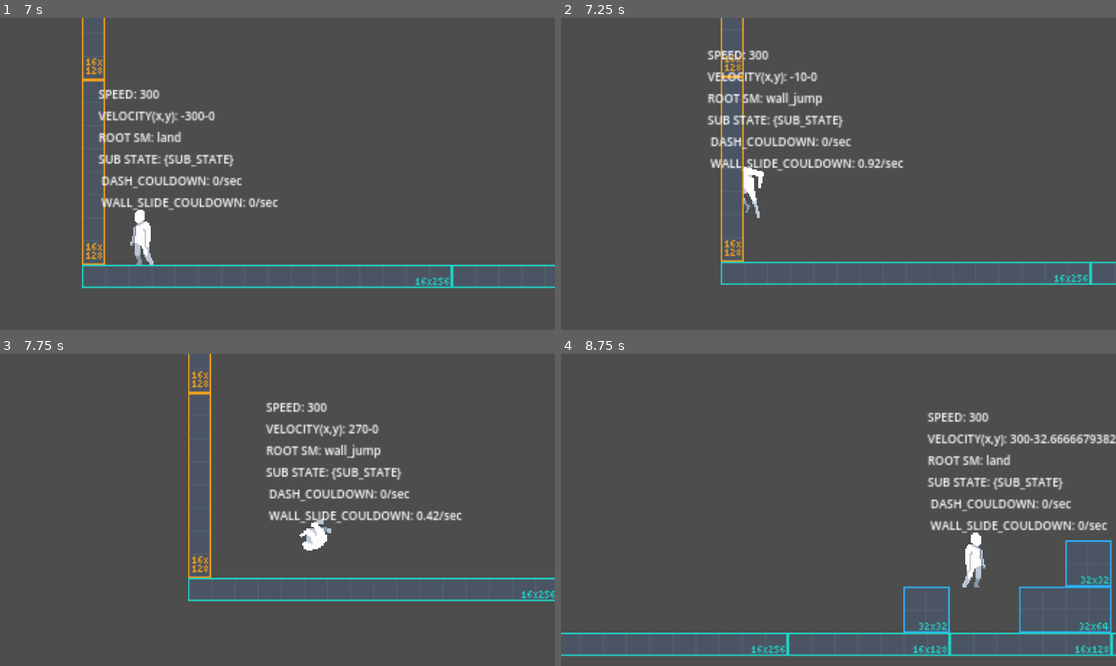
Above: before the commit, frames 1-4 (two rows, left to right).
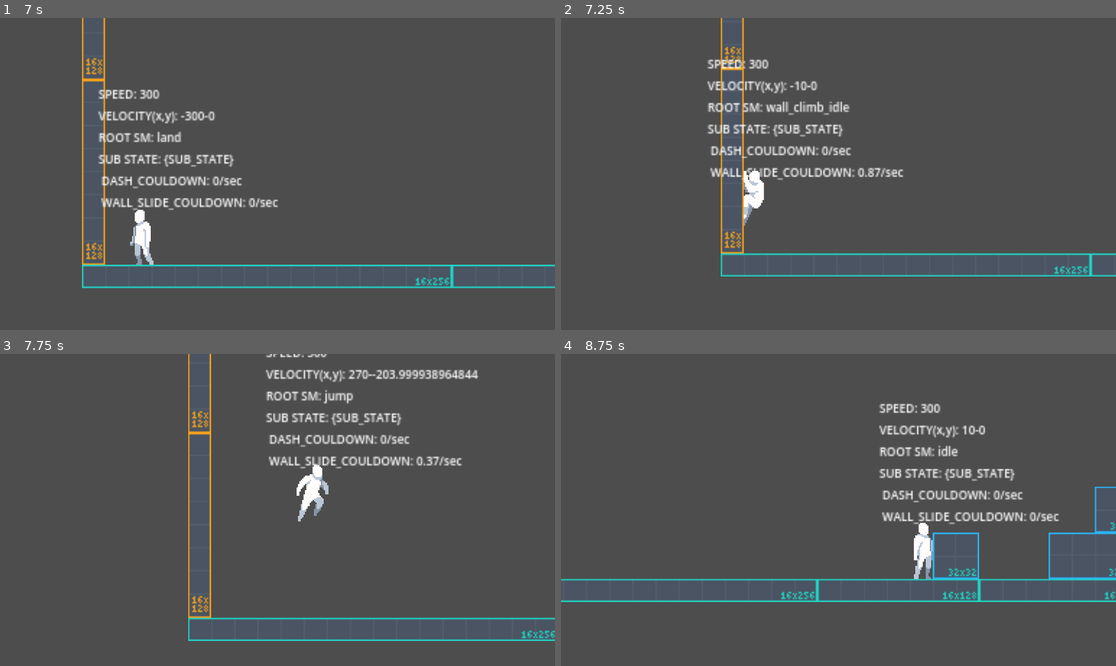
Above: after the commit, the same moments.

Repository: AllanCerveaux/godot_platformer_toy
Game: Godot game, scene res://Main.tscn
Two runs of this game, one before a commit and one after it. Both use one fixed random seed, a clock stepped at 60 frames per second and the inputs below.
Inputs:
- Up to frame 1 (7 s): hold Right (move_right) 0.53-2.03 s; tap Space (jump) at 0.6, 0.77, 1.07, 1.52, 1.55, 1.82, 2.3, 2.85, 3.02, 3.32, 3.77, 3.8, 4.07, 4.52, 4.55, 4.82, 5.1, 6.02, 6.05, 6.32, 6.77, 6.8 s; tap C (dash) at 1.35, 3.6, 5.85 s; hold Left (move_left) 2.03-2.78 s; tap Shift (walk) at 2.1, 4.35, 6.6 s; hold Right (move_right) 2.78-4.28 s; hold Left (move_left) 4.28-5.03 s; hold Right (move_right) 5.03-5.78 s; hold Left (move_left) from 5.78 s (still down)
- Up to frame 2 (7.25 s): keep holding Left (move_left); tap Space (jump) at 7.07 s
- Up to frame 3 (7.75 s): release Left (move_left) at 7.28 s; hold Right (move_right) from 7.28 s (still down); tap Space (jump) at 7.35, 7.52 s
- Up to frame 4 (8.75 s): keep holding Right (move_right); tap Space (jump) at 7.82, 8.3 s; tap C (dash) at 8.1 s

Frame 1 is identical in both runs. In frame 2, 8.7% of the frame differs, in the area x 26-100%, y 9-86%; in frame 3, 10%; in frame 4, 13%, in the area x 0-100%, y 15-97%.

Commit message:
Add raycast to detect as wall between head and feet

Diff:
--- a/src/entities/player.gd
+++ b/src/entities/player.gd
@@ -7,6 +7,7 @@
 @export var debug_label: Label
 @export var raycast_top_left: RayCast2D
 @export var raycast_top_right: RayCast2D
+@export var raycast_top: RayCast2D
 @export var raycast_bottom: RayCast2D
 
 @export var SPEED: float = 300.0
@@ -47,18 +48,10 @@
 	if not is_on_wall() and is_on_floor() and not CAN_START_WALL_SLIDE:
 		CAN_START_WALL_SLIDE = true
 
-	if is_on_wall() and not raycast_bottom.is_colliding():
+	if is_on_wall_only() and (raycast_top.is_colliding() and raycast_bottom.is_colliding()) and (input.is_action_pressed("move_left") or input.is_action_pressed("move_right")):
 		if wall_slide_timer.is_stopped() and CAN_START_WALL_SLIDE:
 			wall_slide_timer.start(1.0)
 			CAN_START_WALL_SLIDE = false
-		if input.is_action_just_pressed("jump"):
-			velocity.y = JUMP_VELOCITY
-			if sprite.flip_h:
-				sprite.set_flip_h(false)
-				velocity.x = SPEED
-			else:
-				sprite.set_flip_h(true)
-				velocity.x = -SPEED
 		elif wall_slide_timer.is_stopped():
 			velocity.y /= 2
 		else:
@@ -69,9 +62,10 @@
 
 	DIRECTION = input.get_axis("move_left", "move_right")
 	if DIRECTION:
+
 		velocity.x = move_toward(velocity.x, DIRECTION * SPEED, ACCELERATION)
 	else:
-		velocity.x = move_toward(velocity.x, 0, 20)
+		velocity.x = move_toward(velocity.x, 0, 50)
 
 	debug_label.text = debug_text.format({
 		"SPEED": SPEED,
@@ -89,9 +83,15 @@
 	if(DIRECTION < 0):
 		LAST_FACING = -1
 		sprite.set_flip_h(true)
+		raycast_top.set_rotation_degrees(180)
+		raycast_bottom.set_rotation_degrees(180)
 	elif(DIRECTION > 0):
 		LAST_FACING = 1
 		sprite.set_flip_h(false)
+		raycast_top.set_rotation_degrees(0)
+		raycast_bottom.set_rotation_degrees(0)
+
+
 
 func _on_crouch_state() -> void:
 	var crouch_machine: AnimationNodeStateMachinePlayback = animation_tree.get("parameters/crouch_machine/playback")
--- a/src/entities/player.tscn
+++ b/src/entities/player.tscn
@@ -2639,9 +2639,6 @@
 [sub_resource type="AnimationNodeAnimation" id="AnimationNodeAnimation_oh7if"]
 animation = &"wall_climb_idle"
 
-[sub_resource type="AnimationNodeAnimation" id="AnimationNodeAnimation_wuany"]
-animation = &"wall_jump"
-
 [sub_resource type="AnimationNodeAnimation" id="AnimationNodeAnimation_q872w"]
 animation = &"wall_slide"
 
@@ -2704,7 +2701,7 @@
 
 [sub_resource type="AnimationNodeStateMachineTransition" id="AnimationNodeStateMachineTransition_8pgr8"]
 advance_mode = 2
-advance_expression = "is_on_wall()"
+advance_expression = "is_on_wall_only() and (raycast_top.is_colliding() and raycast_bottom.is_colliding())"
 
 [sub_resource type="AnimationNodeStateMachineTransition" id="AnimationNodeStateMachineTransition_duhpp"]
 advance_mode = 2
@@ -2712,26 +2709,14 @@
 
 [sub_resource type="AnimationNodeStateMachineTransition" id="AnimationNodeStateMachineTransition_hp2iq"]
 advance_mode = 2
-advance_expression = "velocity.y > 0 and not CAN_START_WALL_SLIDE"
+advance_expression = "velocity.y > 0 and not CAN_START_WALL_SLIDE and not is_on_floor()"
 
 [sub_resource type="AnimationNodeStateMachineTransition" id="AnimationNodeStateMachineTransition_kgwh4"]
 advance_mode = 2
-advance_expression = "not is_on_wall()"
-
-[sub_resource type="AnimationNodeStateMachineTransition" id="AnimationNodeStateMachineTransition_4mdua"]
-advance_mode = 2
-advance_expression = "input.is_action_just_pressed(\"jump\")"
-
-[sub_resource type="AnimationNodeStateMachineTransition" id="AnimationNodeStateMachineTransition_n7qer"]
-advance_mode = 2
-advance_expression = "input.is_action_just_pressed(\"jump\")"
-
-[sub_resource type="AnimationNodeStateMachineTransition" id="AnimationNodeStateMachineTransition_n21ej"]
-switch_mode = 2
-advance_mode = 2
+advance_expression = "not is_on_wall() or is_on_floor()"
 
 [sub_resource type="AnimationNodeStateMachine" id="AnimationNodeStateMachine_7y4un"]
-states/Start/position = Vector2(324.333, 219)
+states/Start/position = Vector2(323.167, 319)
 states/crouch_machine/node = SubResource("AnimationNodeStateMachine_cuvge")
 states/crouch_machine/position = Vector2(69.833, 100.25)
 states/idle/node = SubResource("AnimationNodeAnimation_0aa4y")
@@ -2743,19 +2728,17 @@
 states/look_up/node = SubResource("AnimationNodeAnimation_6r0rn")
 states/look_up/position = Vector2(500.255, 220.297)
 states/move_machine/node = SubResource("AnimationNodeStateMachine_4igbf")
-states/move_machine/position = Vector2(321.665, 9.32748)
+states/move_machine/position = Vector2(323.75, 9.61987)
 states/slide/node = SubResource("AnimationNodeAnimation_5xkde")
 states/slide/position = Vector2(70.2192, 9.56139)
 states/wall_climb_idle/node = SubResource("AnimationNodeAnimation_oh7if")
 states/wall_climb_idle/position = Vector2(322.333, -98.988)
-states/wall_jump/node = SubResource("AnimationNodeAnimation_wuany")
-states/wall_jump/position = Vector2(223.193, -221.945)
 states/wall_slide/node = SubResource("AnimationNodeAnimation_q872w")
 states/wall_slide/position = Vector2(122.693, -99.0955)
-transitions = ["Start", "idle", SubResource("AnimationNodeSt …(1303 unchanged characters)… mationNodeStateMachineTransition_kgwh4"), "wall_slide", "wall_jump", SubResource("AnimationNodeStateMachineTransition_4mdua"), "wall_climb_idle", "wall_jump", SubResource("AnimationNodeStateMachineTransition_n7qer"), "wall_jump", "wall_slide", SubResource("AnimationNodeStateMachineTransition_n21ej")]
-graph_offset = Vector2(-159.307, -279.945)
-
-[node name="Player" type="CharacterBody2D" node_paths=PackedStringArray("sprite", "animation_player", "animation_tree", "collision_shape", "raycast_top_left", "raycast_top_right", "raycast_bottom")]
+transitions = ["Start", "idle", SubResource("AnimationNodeSt …(1303 unchanged characters)… mationNodeStateMachineTransition_kgwh4")]
+graph_offset = Vector2(-437.182, -166.065)
+
+[node name="Player" type="CharacterBody2D" node_paths=PackedStringArray("sprite", "animation_player", "animation_tree", "collision_shape", "raycast_top_left", "raycast_top_right", "raycast_top", "raycast_bottom")]
 script = ExtResource("1_rkmm1")
 sprite = NodePath("Sprite2D")
 animation_player = NodePath("AnimationPlayer")
@@ -2763,6 +2746,7 @@
 collision_shape = NodePath("CollisionShape2D")
 raycast_top_left = NodePath("Raycast_Top_Left_Sensor")
 raycast_top_right = NodePath("Raycast_Top_Right_Sensor")
+raycast_top = NodePath("Raycast_Top_Sensor")
 raycast_bottom = NodePath("Raycast_Bottom_Sensor")
 DASH_COULDOWN = 0.001
 
@@ -2771,7 +2755,7 @@
 texture = ExtResource("1_ba6r6")
 hframes = 14
 vframes = 14
-frame = 3
+frame = 5
 metadata/_aseprite_wizard_config_ = {
 "keep_anim_length": false,
 "layer": "player",
@@ -2813,6 +2797,10 @@
 target_position = Vector2(0, -25)
 metadata/_edit_lock_ = true
 
+[node name="Raycast_Top_Sensor" type="RayCast2D" parent="."]
+position = Vector2(0, 5)
+target_position = Vector2(12, 0)
+
 [node name="Raycast_Bottom_Sensor" type="RayCast2D" parent="."]
-position = Vector2(0, 42)
-target_position = Vector2(0, 20)
+position = Vector2(0, 40)
+target_position = Vector2(12, 0)
Not shown: 1 places in src/entities/player.tscn that only renumber resources
